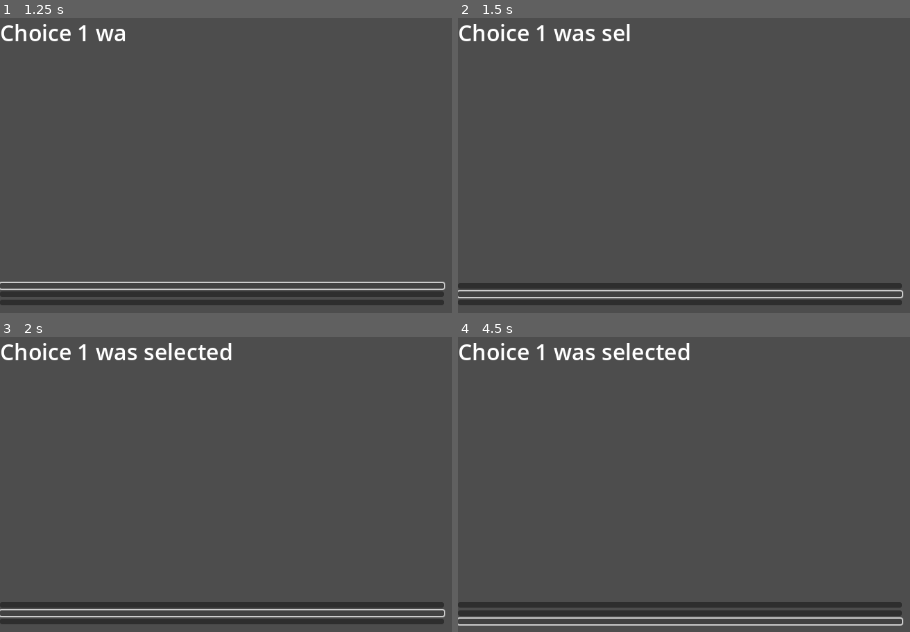
Above: before the commit, frames 1-4 (two rows, left to right).
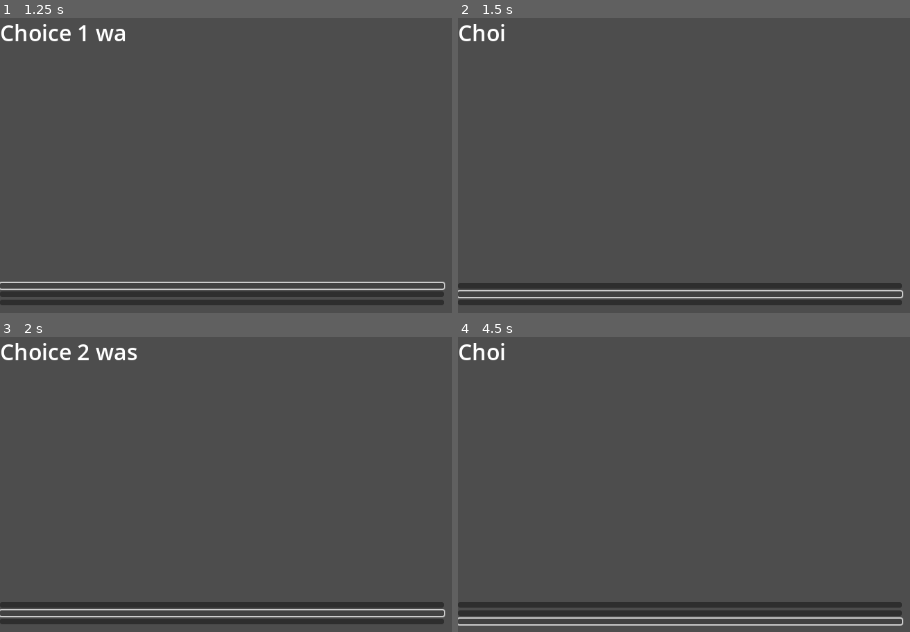
Above: after the commit, the same moments.

Repository: AndreiBondad/brass-game-project
Game: Godot game, scene res://scenes/main_game_scene.tscn
The game is run twice, just before and just after one commit, with the same random seed, the same clock (stepped at 60 frames per second) and the same inputs.
Inputs (mouse positions are in pixels of both pictures, inside the frame that each line leads up to):
- Up to frame 1 (1.25 s): click (221, 286) at 0.5 s
- Up to frame 2 (1.5 s): click (679, 295) at 1.25 s
- Up to frame 3 (2 s): no input
- Up to frame 4 (4.5 s): click (679, 620) at 2 s; click (679, 605) at 2.75 s; click (679, 614) at 3.5 s; click (679, 620) at 4.25 s

Frame 1 is identical in both runs. In frame 2, 0.6% of the frame differs, in the area x 10-39%, y 2-9%; in frame 3, 0.6%; in frame 4, 0.9%, in the area x 10-52%, y 2-9%.

Commit message:
Changed choice text values to independent variables

Diff:
--- a/scenes/main_game_scene.tscn
+++ b/scenes/main_game_scene.tscn
@@ -39,3 +39,5 @@
 
 [connection signal="timeout" from="MainText/TextTimer" to="MainText" method="_on_timer_timeout"]
 [connection signal="pressed" from="TextChoices/Choice1" to="MainText" method="_on_choice_1_pressed"]
+[connection signal="pressed" from="TextChoices/Choice2" to="MainText" method="_on_choice_2_pressed"]
+[connection signal="pressed" from="TextChoices/Choice3" to="MainText" method="_on_choice_3_pressed"]
--- a/scripts/main_text_script.gd
+++ b/scripts/main_text_script.gd
@@ -1,6 +1,9 @@
 extends RichTextLabel
 
 var displayText = "Test Text Test Text Test Text Test Text Test Text"
+var choiceOneText = "Choice 1 was selected"
+var choiceTwoText = "Choice 2 was selected"
+var choiceThreeText = "Choice 3 was selected"
 var displayTextLength = displayText.length();
 var count = 0;
 
@@ -25,7 +28,21 @@
 
 
 func _on_choice_1_pressed() -> void:
-	displayText = "Choice 1 was selected"
+	displayText = choiceOneText
 	displayTextLength = displayText.length();
 	self.text = ""
 	count = 0
+
+
+func _on_choice_2_pressed() -> void:
+	displayText = choiceTwoText
+	displayTextLength = displayText.length();
+	self.text = ""
+	count = 0
+
+
+func _on_choice_3_pressed() -> void:
+	displayText = choiceThreeText
+	displayTextLength = displayText.length();
+	self.text = ""
+	count = 0
